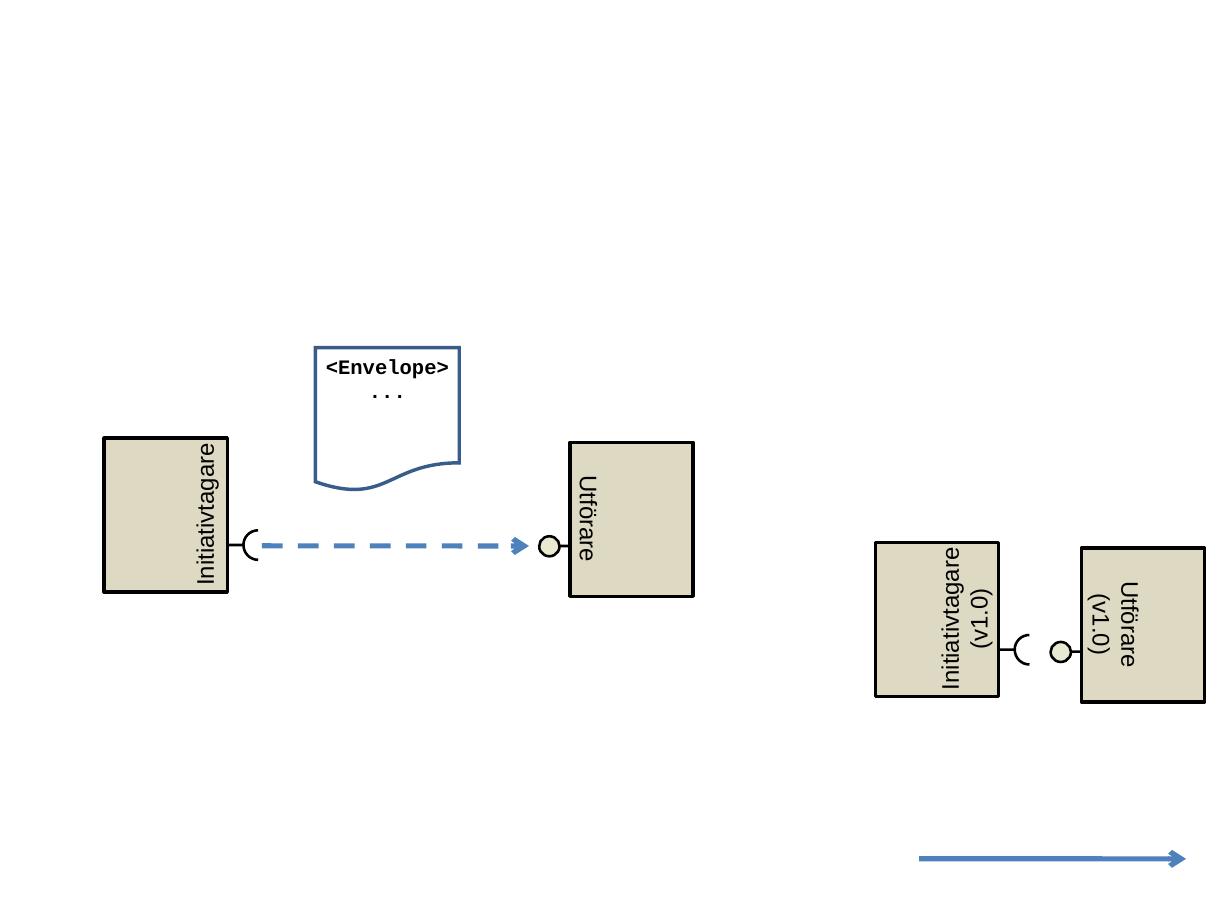
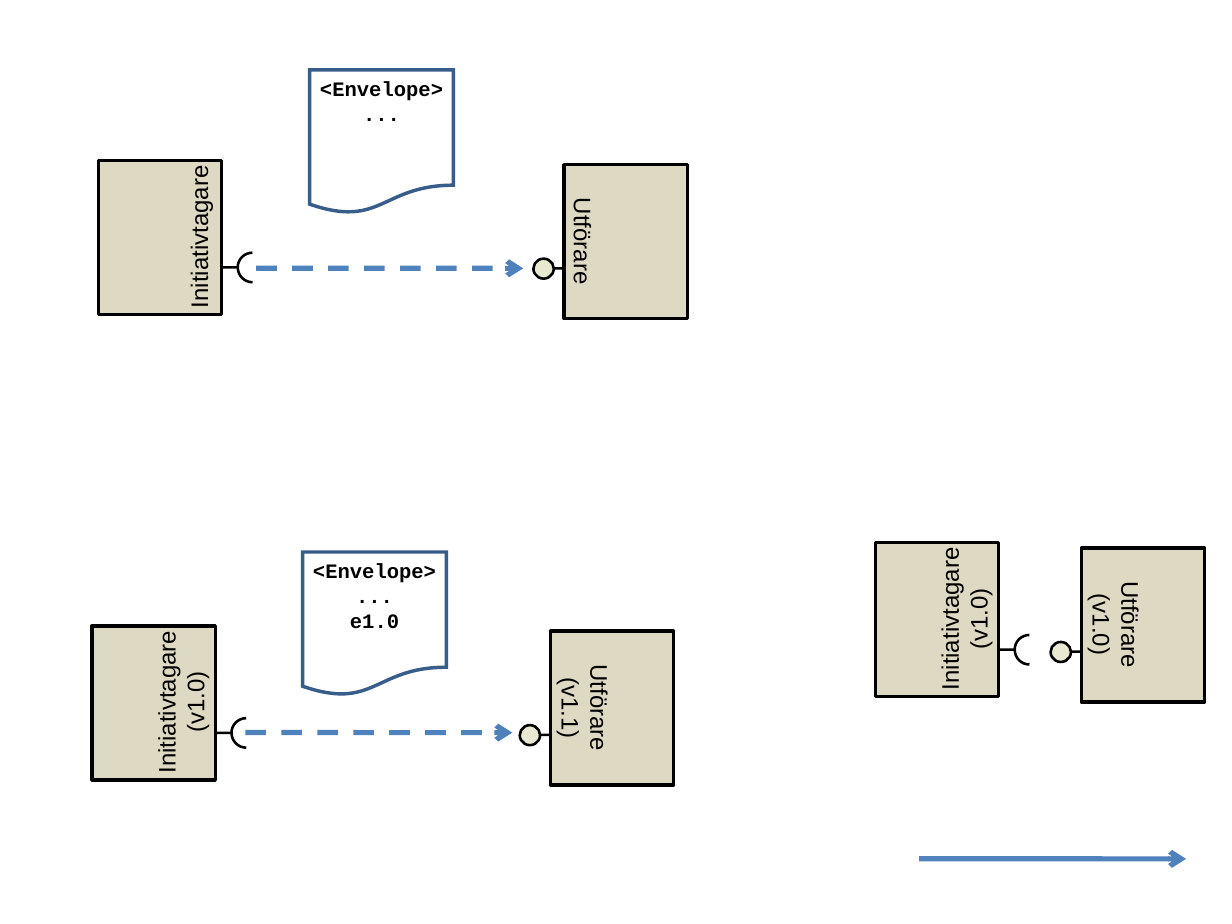
Before and after one commit to admstar/rivta, a slide deck: slide 11 of site/www/images/RIV-förvaltning, Illustrationer.ppt. Drawn at 1232x924 pixels with LibreOffice and Linux fonts; fonts in the diff are those of the drawing. Boxes give left, top, right and bottom in pixels: in the first picture for what was removed or moved away, otherwise in the second. Text is boxed around its words. In the diff, an @@ line names an element or a change of style, - is before the commit and + after.

```diff
--- a/site/www/images/RIV-förvaltning, Illustrationer.ppt
+++ b/site/www/images/RIV-förvaltning, Illustrationer.ppt
@@ 1 text, 1 ellipse, 1 rectangle, 1 freeform shape, 1 line: place and size @@
-1 text, 1 ellipse, 1 rectangle, 1 freeform shape, 1 line at <box>105,439,560,593</box>
+1 text, 1 ellipse, 1 rectangle, 1 freeform shape, 1 line at <box>99,160,554,314</box>
@@ 2 texts, 1 rectangle, 1 flow chart document, 1 freeform shape, 1 line, 1 arrow: place and size @@
-2 texts, 1 rectangle, 1 flow chart document, 1 freeform shape, 1 line, 1 arrow at <box>244,347,694,596</box>
+2 texts, 1 rectangle, 1 flow chart document, 1 freeform shape, 1 line, 1 arrow at <box>238,70,687,319</box>
@@ flow chart document added at <box>303,552,447,696</box>, fill #FFFFFF, outline #385D8A 2.01 pt @@
@@ text added at <box>313,564,436,629</box>, 12 pt, text #000000, bold @@
+<Envelope>
+...
+e1.0
@@ rectangle added at <box>92,626,216,780</box>, fill #DDD9C3, outline #000000 2.01 pt @@
@@ text added at <box>154,645,210,770</box>, 14 pt, text #000000 @@
+Initiativtagare
+(v1.0)
@@ rectangle added at <box>551,631,674,785</box>, fill #DDD9C3, outline #000000 2.01 pt @@
@@ text added at <box>557,672,612,749</box>, 14 pt, text #000000 @@
+Utförare
+(v1.1)
@@ freeform shape added at <box>232,718,246,733</box>, outline #000000 1.5 pt @@
@@ line added from (233, 733) to (195, 733), #000000 1.5 pt @@
@@ freeform shape added at <box>232,733,246,748</box>, outline #000000 1.5 pt @@
@@ arrow added from (245, 733) to (513, 733), #4F81BD 3 pt dashed @@
@@ ellipse added at <box>519,725,540,745</box>, fill #E9E8D0, outline #000000 1.5 pt @@
@@ line added from (584, 734) to (540, 734), #000000 1.5 pt @@
```
Also in this commit, not shown: 3 other slides changed, 4 other files.
